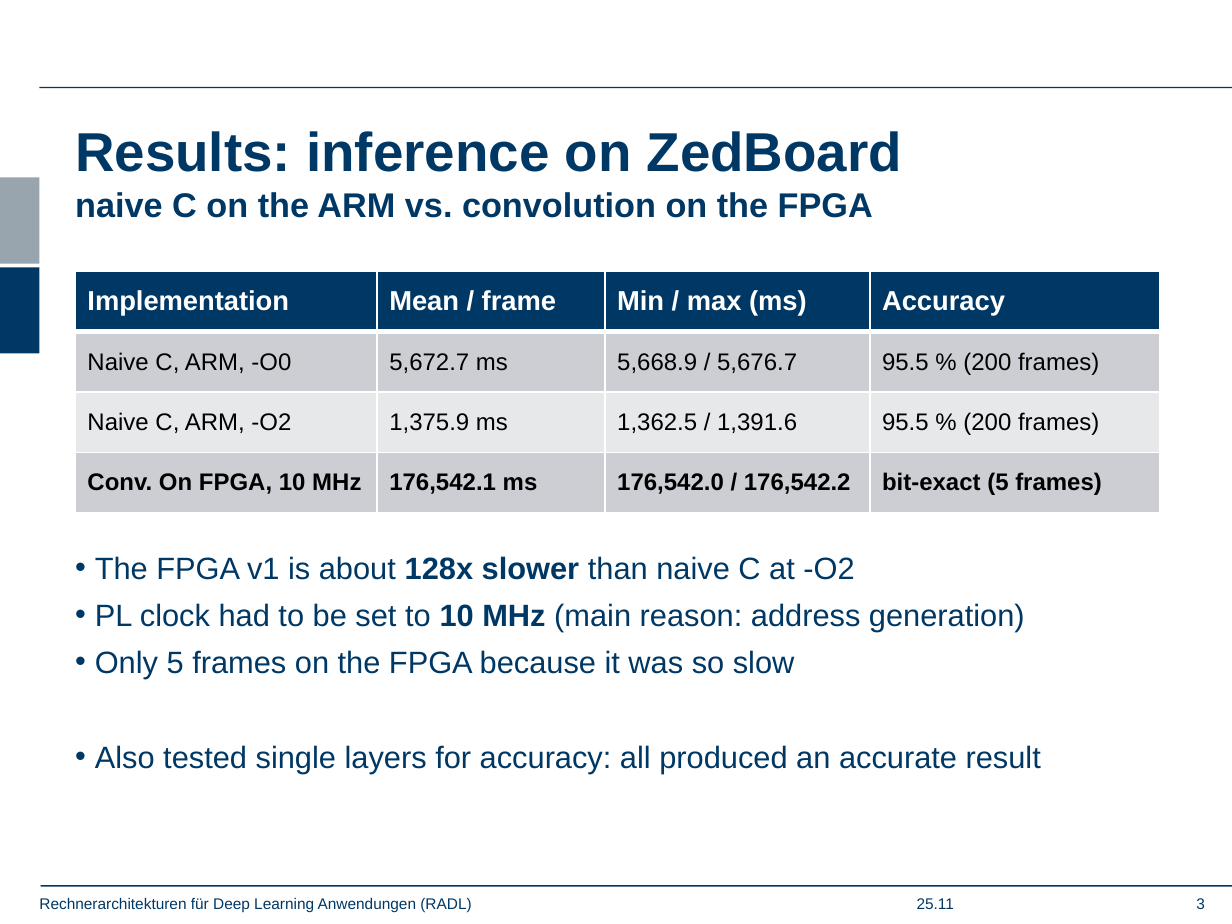
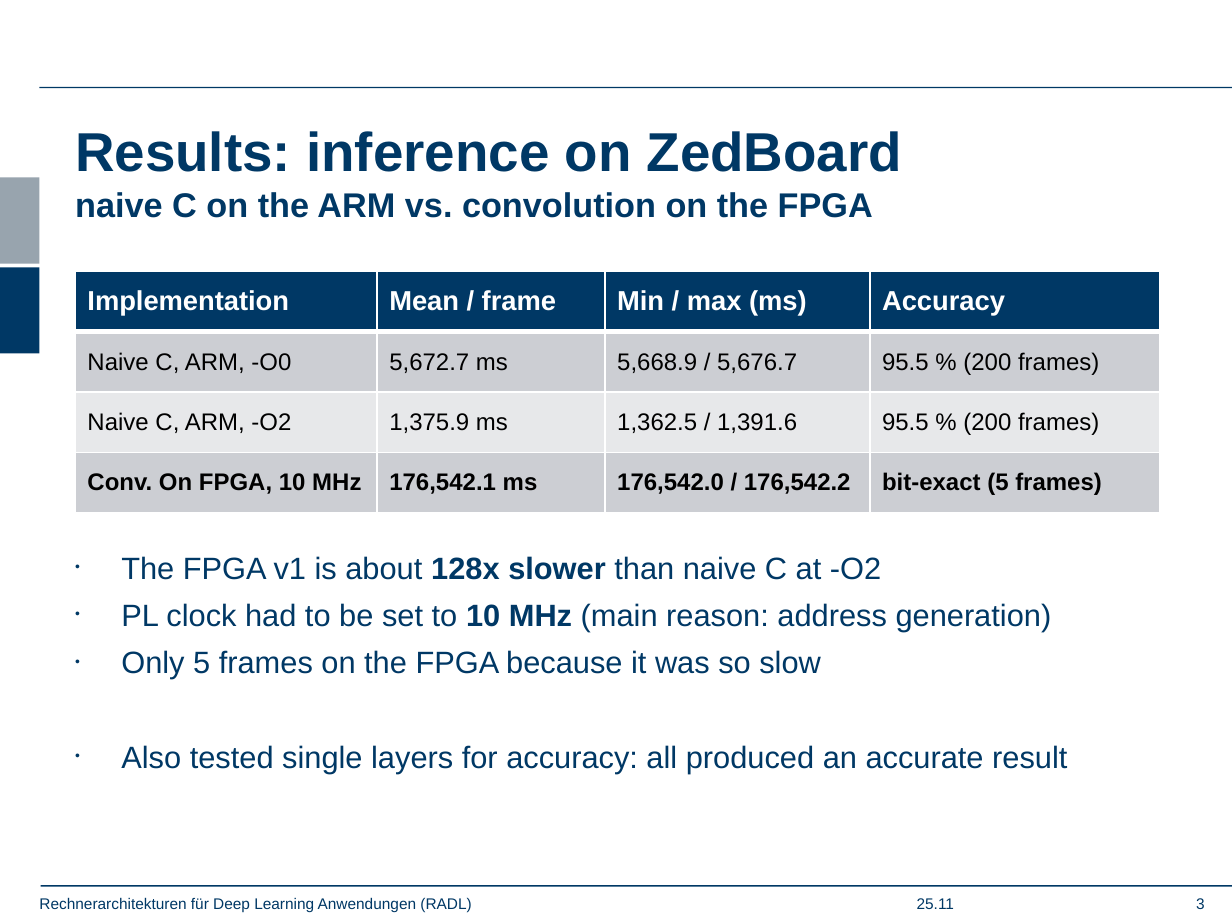
Before and after one commit to rriazn/FPGA-Accelerator-RADL, a slide deck: slide 3 of presentation/RADL_pres_2.pptx. Drawn at 1232x924 pixels with LibreOffice and Linux fonts; fonts in the diff are those of the drawing; background and template pictures are left out. Boxes give left, top, right and bottom in pixels: in the first picture for what was removed or moved away, otherwise in the second. Text is boxed around its words. In the diff, an @@ line names an element or a change of style, - is before the commit and + after.

```diff
--- a/presentation/RADL_pres_2.pptx
+++ b/presentation/RADL_pres_2.pptx
@@ text "The FPGA v1 is about ..." at <box>121,556,1067,773</box>: indent changed @@
```
Also in this commit, not shown: 4 other slides changed, 3 slides added, 3 other files.
